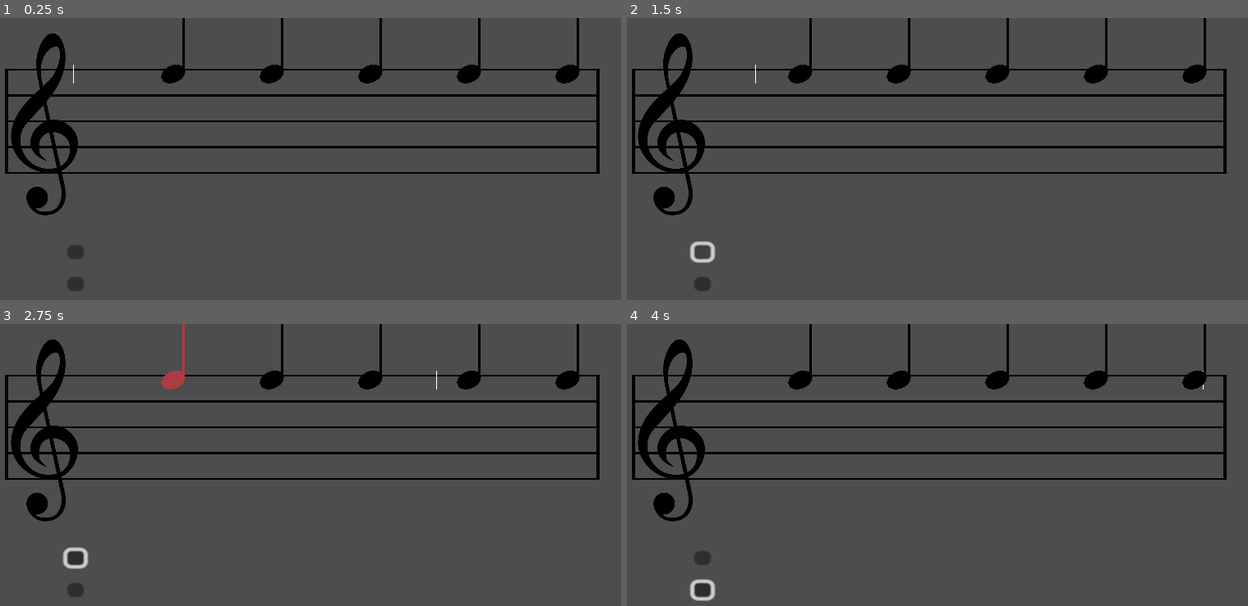
Above: before the commit, frames 1-4 (two rows, left to right).
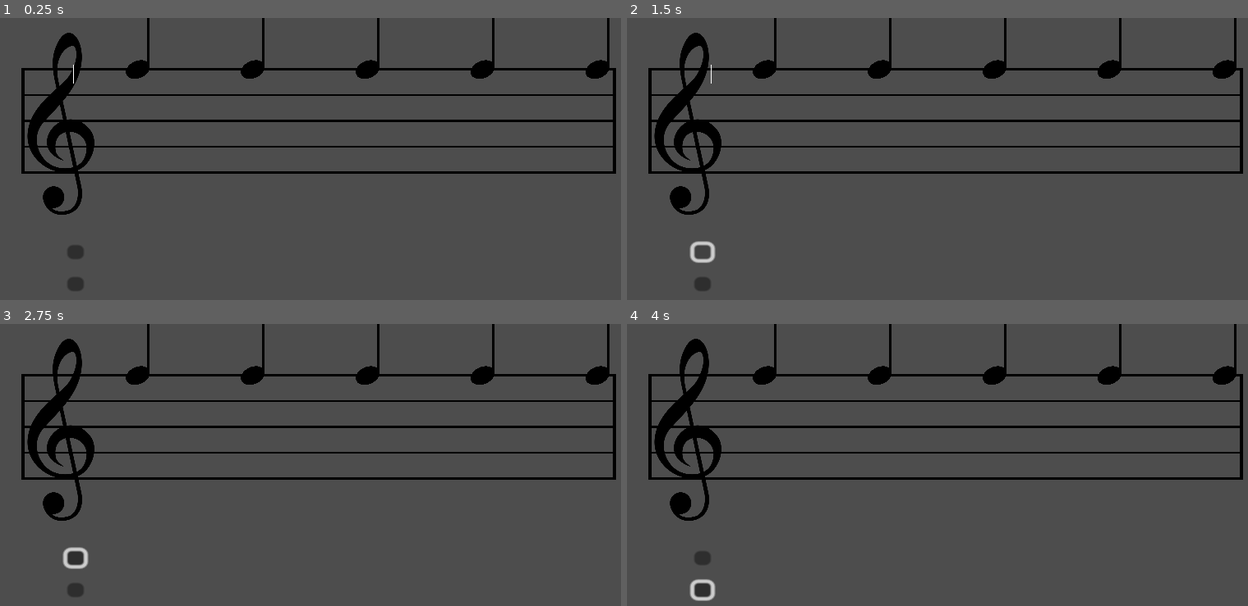
Above: after the commit, the same moments.

Repository: Sniggiho/COMP225-Reluna
Game: Godot game, scene res://Scenes/firstScene.tscn
Same seed, same stepped clock (60 frames per second), same inputs: the game is played once before the commit and once after it.
Inputs (mouse positions are in pixels of both pictures, inside the frame that each line leads up to):
- Up to frame 1 (0.25 s): no input
- Up to frame 2 (1.5 s): click (701, 252) at 0.5 s; click (701, 252) at 1.25 s
- Up to frame 3 (2.75 s): click (173, 380) at 2.02 s
- Up to frame 4 (4 s): click (701, 589) at 2.75 s; click (800, 380) at 3.52 s

The runs differ from the first frame. In frame 1, 7.0% of the frame differs, in the area x 0-100%, y 0-71%; in frame 2, 7.0%; in frame 3, 7.0%; in frame 4, 7.0%.

Commit message:
Added outline for note vertical offset

Diff:
--- a/Project/Scenes/LevelManager/LevelManager.gd
+++ b/Project/Scenes/LevelManager/LevelManager.gd
@@ -51,6 +51,12 @@
 
 ## Path is passed to the tune creator
 @export var path : Path2D
+
+##
+@export var musicStaff : MusicStaff
+
+##
+var staffGapHeight : float
 
 @onready var _tuneCreatorScene : PackedScene = preload("res://Scenes/TuneCreator/tune_creator.tscn")
 var _tuneCreator : TuneCreator
@@ -115,5 +121,7 @@
 		numOutOfTune = numNotes-1
 	createListOfDetunedNotes()
 	createTuneCreator()
+	staffGapHeight = musicStaff.getLineHeight()
+	_tuneCreator.lineHeight = staffGapHeight
 	print(listOfDetunedNotes)
 	pass
--- a/Project/Scenes/TuneCreator/TuneCreator.gd
+++ b/Project/Scenes/TuneCreator/TuneCreator.gd
@@ -26,6 +26,8 @@
 var _possibleNotes : Array
 
 var _selectedNotes : Array
+
+var lineHeight : float
 
 # Called when the node enters the scene tree for the first time.
 func _ready():
@@ -84,7 +86,12 @@
 
 		print(note.global_position)
 		_listOfNotes.append(note)
-		note.global_position = _pathFollower.position
+		note.global_position = _pathFollower.global_position
+		note.global_position.y += hOffset(note.noteName)
+
+func hOffset(noteName : String) -> float:
+	return 0.0
+	pass
 
 ## Getter method for retrieving the list of notes
 func getListOfNotes() -> Array:
--- a/Project/Scenes/firstScene.tscn
+++ b/Project/Scenes/firstScene.tscn
@@ -7,32 +7,32 @@
 
 [sub_resource type="Curve2D" id="Curve2D_xmk5h"]
 _data = {
-"points": PackedVector2Array(0, 0, 0, 0, 200, 136, 0, 0, 0, 0, 1400, 136)
+"points": PackedVector2Array(0, 0, 0, 0, 0, 0, 0, 0, 0, 0, 1399, 0)
 }
 point_count = 2
 
 [node name="Main" type="Node2D"]
 
 [node name="MusicStaff" parent="." instance=ExtResource("5_bafn2")]
-position = Vector2(34, 126)
+position = Vector2(74, 125)
+
+[node name="Path2D" type="Path2D" parent="MusicStaff"]
+curve = SubResource("Curve2D_xmk5h")
+
+[node name="PathFollow2D" type="PathFollow2D" parent="MusicStaff/Path2D"]
+loop = false
 
 [node name="PlayBar" parent="." node_paths=PackedStringArray("path") instance=ExtResource("3_quvye")]
-path = NodePath("../Path2D")
+path = NodePath("../MusicStaff/Path2D")
 
-[node name="LevelManager" type="Node2D" parent="." node_paths=PackedStringArray("path")]
+[node name="LevelManager" type="Node2D" parent="." node_paths=PackedStringArray("path", "musicStaff")]
 script = ExtResource("1_xad2n")
 numAccidentals = 6
 bySharp = false
 maxDetuneCents = 20
 minDetuneCents = 10
-path = NodePath("../Path2D")
-
-[node name="Path2D" type="Path2D" parent="."]
-curve = SubResource("Curve2D_xmk5h")
-
-[node name="PathFollow2D" type="PathFollow2D" parent="Path2D"]
-position = Vector2(200, 136)
-loop = false
+path = NodePath("../MusicStaff/Path2D")
+musicStaff = NodePath("../MusicStaff")
 
 [node name="PlayButton" type="Button" parent="."]
 offset_left = 182.0
